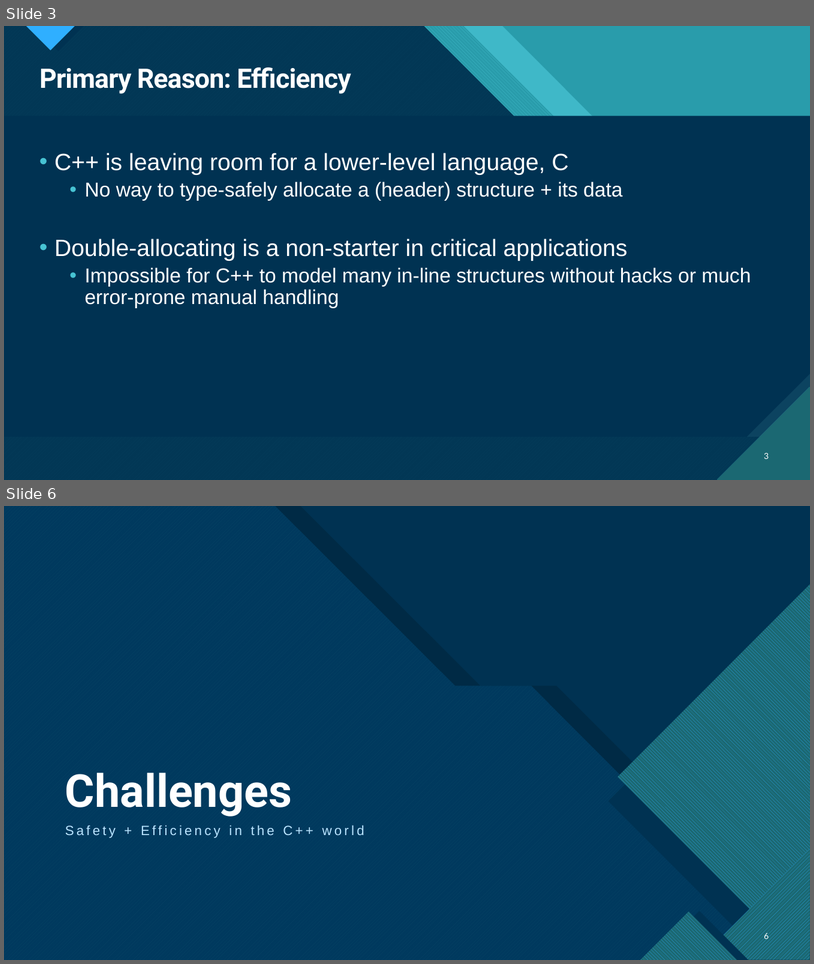
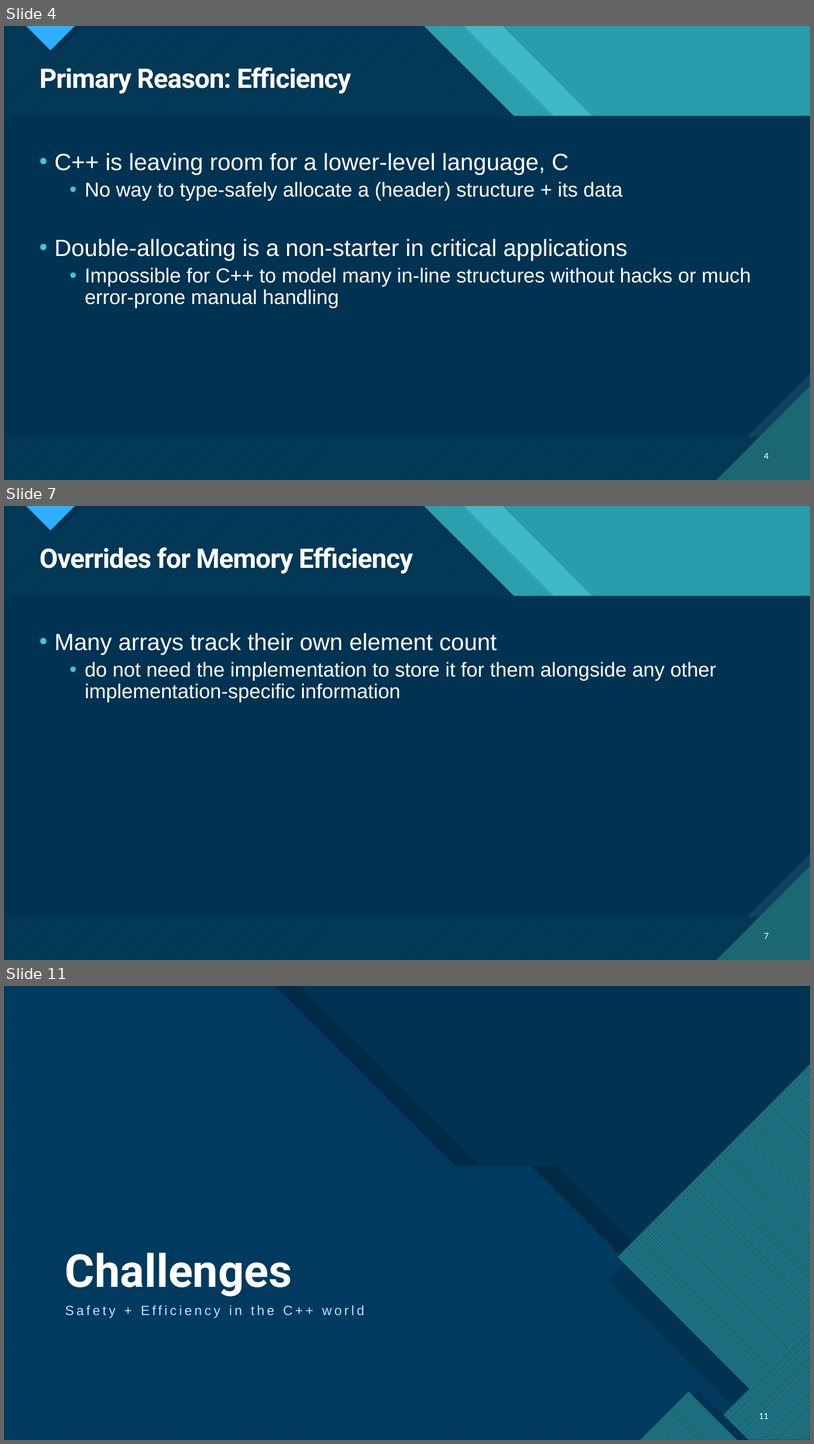
Before and after one commit to ThePhD/future_cxx, a slide deck: papers/presentations/source/d1039r2.pptx. Shown one above the other, each under a label of ours: slides 3 and 6 before the commit, slides 4, 7 and 11 after it; the slides between them are not shown. The pictures are 814x964 and 814x1444 pixels, drawn with LibreOffice and Linux fonts; fonts in the diff are those of the drawing. Boxes give left, top, right and bottom in pixels: in the first picture for what was removed or moved away, otherwise in the second. Text is boxed around its words. In the diff, an @@ line names an element or a change of style, - is before the commit and + after.

```diff
--- a/papers/presentations/source/d1039r2.pptx
+++ b/papers/presentations/source/d1039r2.pptx
@@ slide 7 added at bbox=[4, 506, 810, 960], background #47C3D3; not listed: 18 template elements that a slide beside it also shows @@
@@ title added at bbox=[39, 547, 414, 574], 32 pt, text #FFFFFF, bold @@
+Overrides for Memory Efficiency
@@ text added at bbox=[54, 633, 717, 702], 24 pt, text #FFFFFF @@
+• Many arrays track their own element count
+  • do not need the implementation to store it for them alongside any other implementation-specific information
@@ page number added at bbox=[764, 933, 769, 939], 10 pt, text #FFFFFF @@
+7
@@ what was slide 3 is now slide 4 @@
@@ page number at bbox=[764, 453, 769, 459]: text changed @@
-3
+4
@@ what was slide 6 is now slide 11 @@
@@ page number at bbox=[759, 1411, 769, 1421]: text changed @@
-6
+11
```
Also in this commit, not shown: 6 slides changed, 5 other slides added, 1 slide removed, 9 other files.
